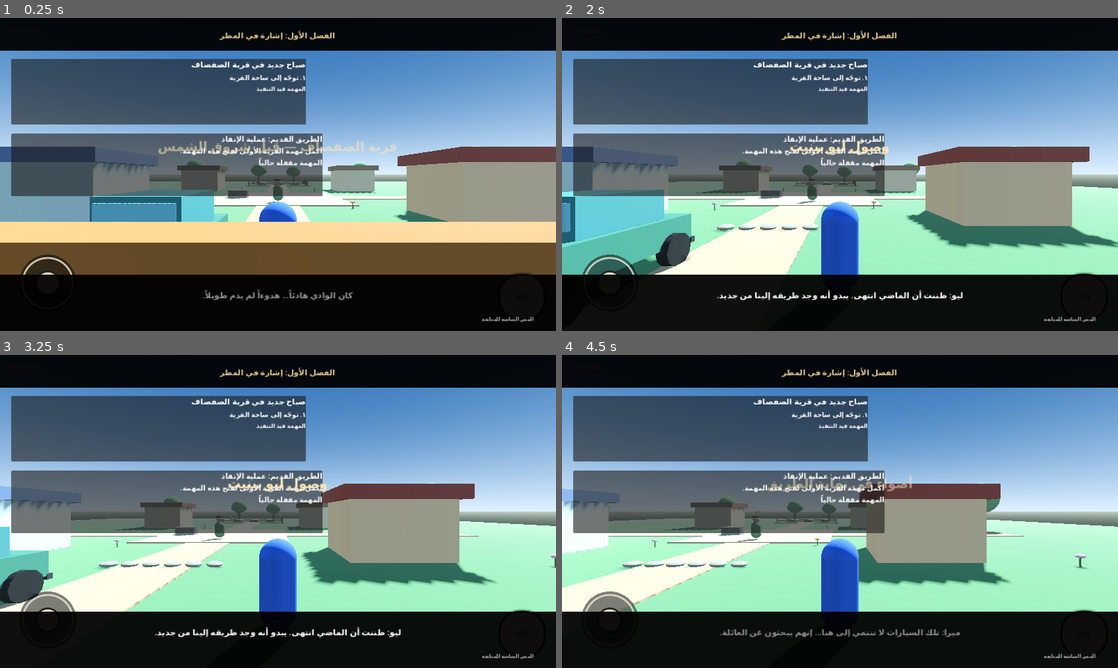
Above: before the commit, frames 1-4 (two rows, left to right).
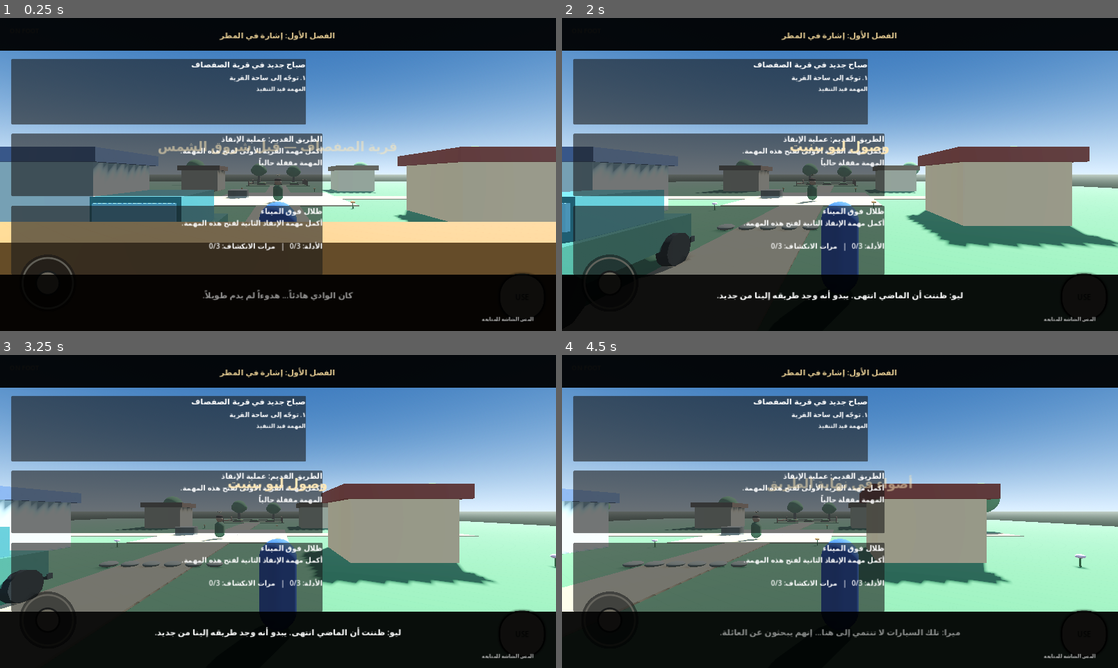
Above: after the commit, the same moments.

Repository: dzdfast-art/GTA-GHIBLI
Game: Godot game, scene res://main.tscn
Two runs of this game, one before a commit and one after it. Both use one fixed random seed, a clock stepped at 60 frames per second and the inputs below.
Inputs (mouse positions are in pixels of both pictures, inside the frame that each line leads up to):
- Up to frame 1 (0.25 s): no input
- Up to frame 2 (2 s): click "USE" at 0.5 s; tap Enter at 1.25 s; move the mouse to (962, 158) at 1.27 s; hold Right (ui_right) from 1.28 s (still down); tap E (interact) at 1.35 s; click (962, 158) at 1.42 s; tap Space at 1.52 s
- Up to frame 3 (3.25 s): release Right (ui_right) at 2 s; drag from (166, 527) to (250, 574) at 2.02 s; move the mouse to (333, 442) at 2.77 s; hold Right (ui_right) from 2.78 s (still down); tap E (interact) at 2.85 s
- Up to frame 4 (4.5 s): release Right (ui_right) at 3.5 s; drag from (812, 574) to (673, 464) at 3.52 s; tap Space at 4.25 s; move the mouse to (1006, 558) at 4.27 s; hold Left (ui_left) from 4.28 s (still down); tap E (interact) at 4.35 s

The runs differ from the first frame. In frame 1, 12% of the frame differs, in the area x 2-58%, y 60-82%; in frame 2, 12%; in frame 3, 12%; in frame 4, 12%.

Commit message:
Integrate harbor investigation mission runtime

Diff:
--- a/main.gd
+++ b/main.gd
@@ -6,6 +6,7 @@
 const MOBILE_CONTROLS_SCRIPT = preload("res://scripts/ui/mobile_controls.gd")
 const MISSION_MANAGER_SCRIPT = preload("res://scripts/missions/mission_manager.gd")
 const MISSION_002_RUNTIME_SCRIPT = preload("res://scripts/missions/mission_002_runtime.gd")
+const MISSION_003_RUNTIME_SCRIPT = preload("res://scripts/missions/mission_003_runtime.gd")
 const CINEMATIC_DIRECTOR_SCRIPT = preload("res://scripts/missions/cinematic_director.gd")
 const AMBIENCE_SCRIPT = preload("res://scripts/audio/nature_ambience.gd")
 
@@ -17,6 +18,7 @@
 	_create_mobile_controls()
 	_create_mission_manager()
 	_create_mission_002_runtime()
+	_create_mission_003_runtime()
 	_create_story_cinematic()
 	_create_nature_ambience()
 
@@ -134,3 +136,10 @@
 	var cinematic: CanvasLayer = CINEMATIC_DIRECTOR_SCRIPT.new() as CanvasLayer
 	cinematic.name = "StoryCinematic"
 	add_child(cinematic)
+
+func _create_mission_003_runtime() -> void:
+	var player := get_node_or_null("Player") as CharacterBody3D
+	var mission_runtime: CanvasLayer = MISSION_003_RUNTIME_SCRIPT.new() as CanvasLayer
+	mission_runtime.name = "Mission003Runtime"
+	add_child(mission_runtime)
+	mission_runtime.setup(player)
